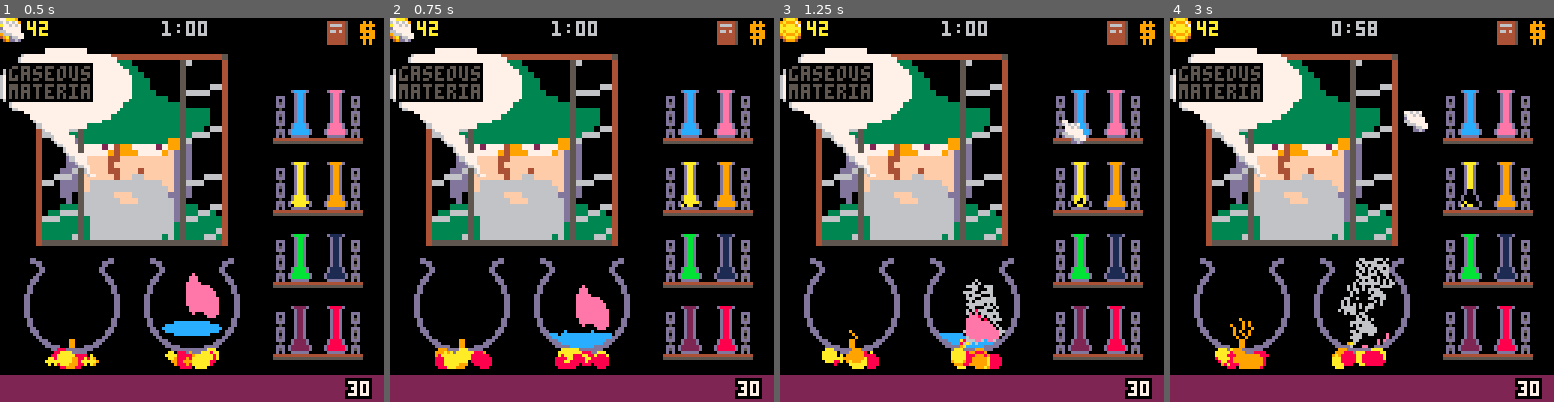
Above: before the commit, frames 1-4 (left to right).
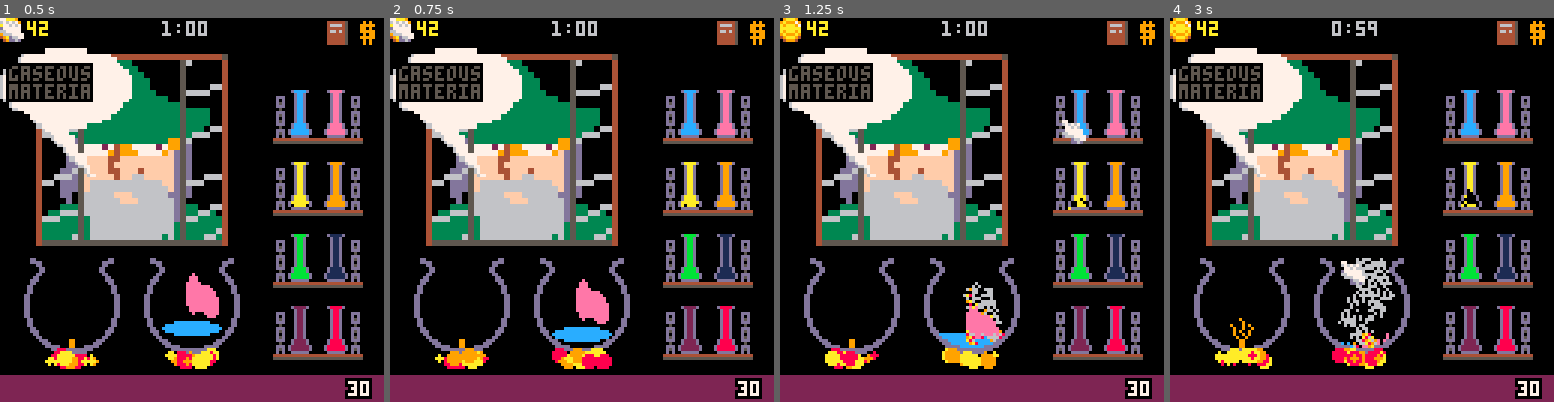
Above: after the commit, the same moments.

Repository: andbalch/cs4730_team_game
Game: PICO-8 cartridge potion.p8
The game is run twice, just before and just after one commit, with the same random seed, the same clock (stepped at 60 frames per second) and the same inputs.
Inputs (mouse positions are in pixels of both pictures, inside the frame that each line leads up to):
- Up to frame 1 (0.5 s): tap X (X key) at 0.33 s
- Up to frame 2 (0.75 s): click (670, 121) at 0.67 s
- Up to frame 3 (1.25 s): tap X (X key) at 1.07 s; click (826, 267) at 1.22 s
- Up to frame 4 (3 s): click (1277, 114) at 1.77 s; tap X (X key) at 1.85, 2.97 s; click (1342, 259) at 2.32 s; click (1404, 106) at 2.87 s

Frame 1 is identical in both runs. In frame 2, 1.9% of the frame differs, in the area x 11-80%, y 32-92%; in frame 3, 2.0%; in frame 4, 2.8%, in the area x 11-80%, y 3-92%.

Commit message:
More sim update optimizations

Diff:
--- a/game.lua
+++ b/game.lua
@@ -105,8 +105,8 @@
 
 function _update60()
     -- Get mouse input.
-	mx=stat(32)
-	my=stat(33)
+	mx=mid(0,stat(32),127)
+	my=mid(0,stat(33),127)
 	md=stat(34)==1
 	mp=mdp and not md
 	msp=md and not mdp
--- a/simulation.lua
+++ b/simulation.lua
@@ -2,13 +2,21 @@
 
 function create_sim(x,y,w,h)
 	-- Make 2D buffer.
-	local b={}
+	local b={} -- Cell buffer.
+
 	for cx=0,w-1 do
 		local col={}
 		for cy=0,h-1 do
 			col[cy]=sget(x+cx,y+cy)
 		end
 		b[cx]=col
+	end
+
+	-- Column changes and activity.
+	local cc={}
+	local ca={}
+	for cy=0,h-1 do
+		ca[cy]=0
 	end
 
 	return {
@@ -17,6 +25,8 @@
 		w=w,
 		h=h,
 		b=b,
+		cc=cc,
+		ca=ca,
 		t=0,
 		inactivity=0,
 		change=false,
@@ -33,7 +43,9 @@
 			local col=s.b[x]
 			if(col~=nil) then
 				col[y]=c
-				s.inactivity=0
+				s.change=true
+				s.cc[y]=s.cc[y]+1
+				s.ca[y]=0
 			end
 		end,
 		-- Swaps (x1,y2) with (x2,y2).
@@ -93,73 +105,79 @@
 function update_sim(s)
 	s.t=s.t+1
 	s.change=false
+	for y=-1,s.h do
+		s.cc[y]=0
+	end
+
 	if s.inactivity<60 then
 		for x=0,s.w-1 do
 			s.r=flr(rnd(10))
 			-- Materials that move down.
-			for y=s.h,0,-1 do
-				local c=s:g(x,y)
-				if c~=0 and c~=13 and c~=6 then
-					-- Random movement for liquid algorithms.
-					if c==10 then
-						local dx=-1+2*(s.r%2)
-						local dy=((x-y-s.r)%2)
-						local m=s:try(x,y,x+dx,y+dy)
-					elseif c==9 then -- Fenwick tree growth.
-						local dissolve=false
-						if s:neigh(x,y,12)>=2 then -- Dissolve in water.
-							s:s(x,y,12)
-							dissolve=true
-							discover(9,12,0)
-						end
-
-						-- Try falling if there is no support.
-						local fell=false
-						if not dissolve and s:perm(x,y,x,y+1) and s:perm(x,y,x-1,y+1) and s:perm(x,y,x+1,y+1) then
-							fell=s:try(x,y,x,y+1)
-						end
-
-						-- Fenwick tree growing.
-						if not fell and s.r>8 then
-							local dx=-1+flr(rnd(3))
-							if s:perm(x,y,x,y-1) and s:perm(x,y,x+dx,y-1) and s:neigh(x+dx,y-1,9)<=1 then
-								s:s(x+dx,y-1,9)
-							end
-						end
-
-					elseif c==16 then -- Fire.
-						-- Convert all non-glass non-steam into more fire.
-						local sc=s:neigh(x,y,6)
-						for dx=-1,1 do
-							for dy=-1,1 do
-								local nc=s:g(x+dx,y+dy)
-								if sc==0 and nc~=13 and nc~=6 and nc~=16 then
-									s:s(x+dx,y+dy,16)
-									discover(16,nc,16)
+			for y=s.h-1,0,-1 do
+				if s.ca[y]<60 then -- If the row is active.
+					local c=s:g(x,y)
+					if c~=0 and c~=13 and c~=6 then
+						-- Random movement for liquid algorithms.
+						if c==10 then
+							local dx=-1+2*(s.r%2)
+							local dy=((x-y-s.r)%2)
+							local m=s:try(x,y,x+dx,y+dy)
+						elseif c==9 then -- Fenwick tree growth.
+							local dissolve=false
+							if s:neigh(x,y,12)>=2 then -- Dissolve in water.
+								s:s(x,y,12)
+								dissolve=true
+								discover(9,12,0)
+							end
+
+							-- Try falling if there is no support.
+							local fell=false
+							if not dissolve and s:perm(x,y,x,y+1) and s:perm(x,y,x-1,y+1) and s:perm(x,y,x+1,y+1) then
+								fell=s:try(x,y,x,y+1)
+							end
+
+							-- Fenwick tree growing.
+							if not fell and s.r>8 then
+								local dx=-1+flr(rnd(3))
+								if s:perm(x,y,x,y-1) and s:perm(x,y,x+dx,y-1) and s:neigh(x+dx,y-1,9)<=1 then
+									s:s(x+dx,y-1,9)
 								end
 							end
-						end
-
-						-- Randomly dissapear.
-						if (s.r+x+y)%2==0 then
-							s:s(x,y,6)
-						end
-
-					-- Basic behaviours.
-					else
-						-- Basic falling.
-						local fell=s:try(x,y,x,y+1)
-						if c~=14 then
-							fell=fell or (s:perm(x,y,x+1,y) and s:try(x,y,x+1,y+1)) or
-							(s:perm(x,y,x-1,y) and s:try(x,y,x-1,y+1))
-						end
-
-						-- Liquid horizontal movement.
-						local mov=false
-						if not fell and c~=10 and c~=14 then
-							local d=1
-							if (y+s.r)%2==0 then d=-1 end
-							mov=s:try(x,y,x+d,y,c) or s:try(x,y,x-d,y,c)
+
+						elseif c==16 then -- Fire.
+							-- Convert all non-glass non-steam into more fire.
+							local sc=s:neigh(x,y,6)
+							for dx=-1,1 do
+								for dy=-1,1 do
+									local nc=s:g(x+dx,y+dy)
+									if sc==0 and nc~=13 and nc~=6 and nc~=16 then
+										s:s(x+dx,y+dy,16)
+										discover(16,nc,16)
+									end
+								end
+							end
+
+							-- Randomly dissapear.
+							if (s.r+x+y)%2==0 then
+								s:s(x,y,6)
+							end
+
+						-- Basic behaviours.
+						else
+							-- Basic falling.
+							local fell=s:try(x,y,x,y+1)
+							if c~=14 then
+								fell=fell or (s:perm(x,y,x+1,y) and s:try(x,y,x+1,y+1)) or
+								(s:perm(x,y,x-1,y) and s:try(x,y,x-1,y+1))
+							end
+
+							-- Liquid horizontal movement.
+							local mov=false
+							if not fell and c~=10 and c~=14 then
+								local d=1
+								if (y+s.r)%2==0 then d=-1 end
+								mov=s:try(x,y,x+d,y,c) or s:try(x,y,x-d,y,c)
+							end
 						end
 					end
 				end
@@ -168,23 +186,33 @@
 			-- Materials that move up.
 			local sim_steam=s.t%2==0
 			for y=0,s.h-1 do
-				local c=s:g(x,y)
-				if sim_steam and c==6 then
-					local d=-1+((s.r+x+y)%3)
-					-- Steam falls up.
-					local float=s:try(x,y,x,y-1) or
-					(s:perm(x,y,x+1,y) and s:try(x,y,x+1,y-1)) or
-					(s:perm(x,y,x-1,y) and s:try(x,y,x-1,y-1))
-
-					if not float then
-						local d=1
-						if y%2==0 then d=-1 end
-						local m=s:try(x,y,x+d,y,c) or s:try(x,y,x-d,y,c)
+				if s.ca[y]<60 then -- If the row is active.
+					local c=s:g(x,y)
+					if sim_steam and c==6 then
+						local d=-1+((s.r+x+y)%3)
+						-- Steam falls up.
+						local float=s:try(x,y,x,y-1) or
+						(s:perm(x,y,x+1,y) and s:try(x,y,x+1,y-1)) or
+						(s:perm(x,y,x-1,y) and s:try(x,y,x-1,y-1))
+
+						if not float then
+							local d=1
+							if y%2==0 then d=-1 end
+							local m=s:try(x,y,x+d,y,c) or s:try(x,y,x-d,y,c)
+						end
 					end
 				end
 			end
 		end
 
+		-- Update row activity.
+		for y=0,s.h-1 do
+			if s.cc[y]==0 then
+				s.ca[y]=s.ca[y]+1
+			end
+		end
+
+		-- Update simulation activity.
 		if not s.change then
 			s.inactivity=s.inactivity+1
 		end
